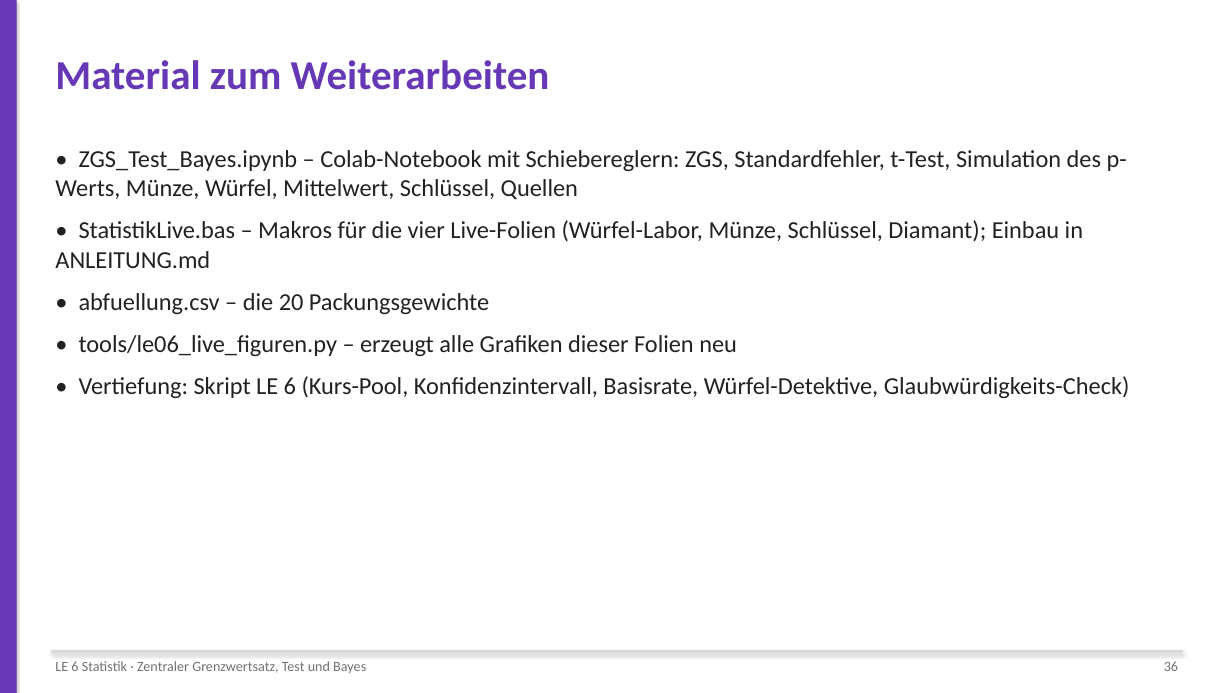
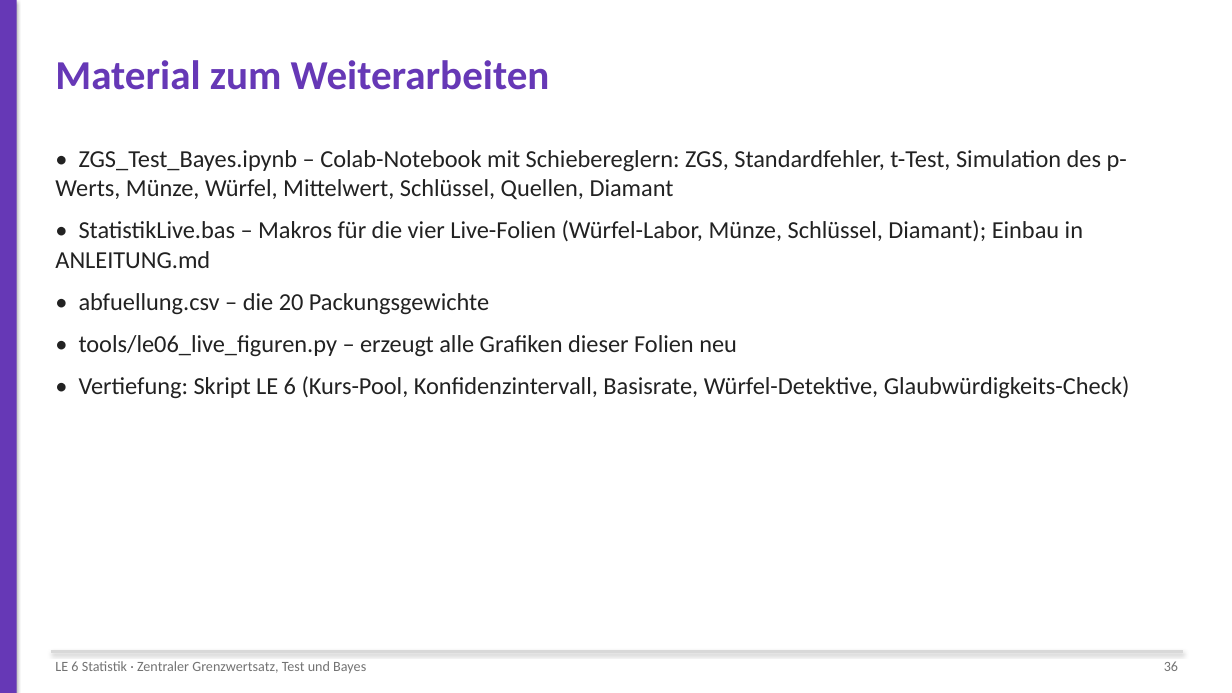
Before and after one commit to mopfeil/WissenschaftlichesArbeiten, a slide deck: slide 36 of material/LE06/ZGS_Test_Bayes.pptx. Drawn at 1232x693 pixels with LibreOffice and Linux fonts; fonts in the diff are those of the drawing. Boxes give left, top, right and bottom in pixels: in the first picture for what was removed or moved away, otherwise in the second. Text is boxed around its words. In the diff, an @@ line names an element or a change of style, - is before the commit and + after.

```diff
--- a/material/LE06/ZGS_Test_Bayes.pptx
+++ b/material/LE06/ZGS_Test_Bayes.pptx
@@ text at (55,150,1127,200): text changed @@
-• ZGS_Test_Bayes.ipynb – Colab-Notebook mit Schiebereglern: ZGS, Standardfehler, t-Test, Simulation des p-Werts, Münze, Würfel, Mittelwert, Schlüssel, Quellen
+• ZGS_Test_Bayes.ipynb – Colab-Notebook mit Schiebereglern: ZGS, Standardfehler, t-Test, Simulation des p-Werts, Münze, Würfel, Mittelwert, Schlüssel, Quellen, Diamant
```
Also in this commit, not shown: 5 other files.
